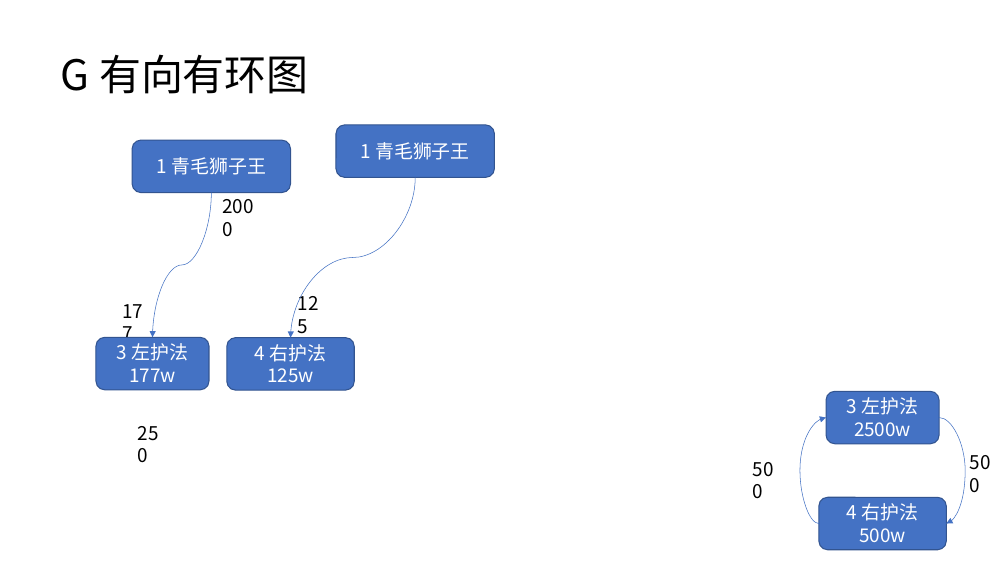
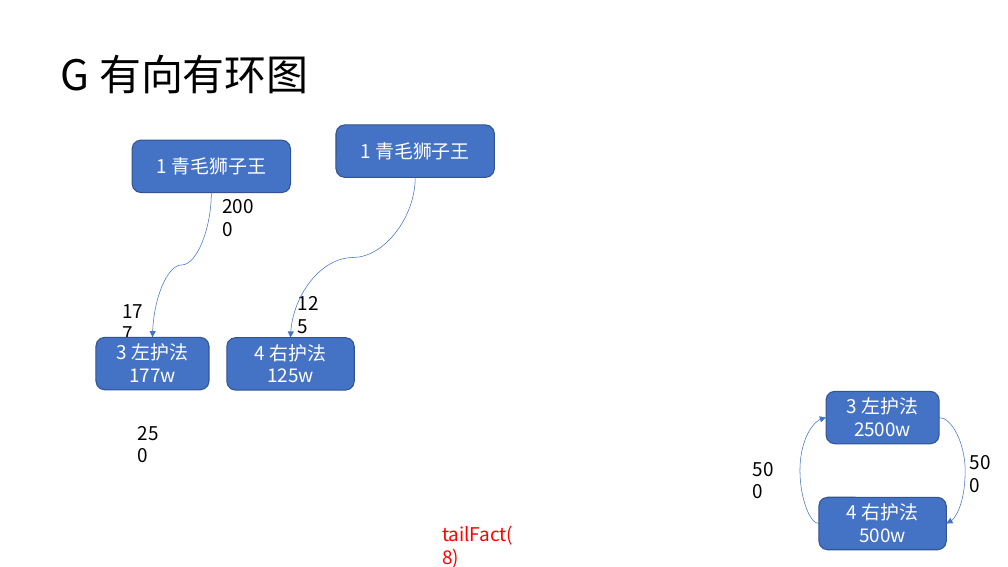
Before and after one commit to DrDavidS/SparkLearn, a slide deck: slide 30 of 股权图谱.pptx (slide 26 before the commit). Drawn at 1008x567 pixels with LibreOffice and Linux fonts; fonts in the diff are those of the drawing. Boxes give left, top, right and bottom in pixels: in the first picture for what was removed or moved away, otherwise in the second. Text is boxed around its words. In the diff, an @@ line names an element or a change of style, - is before the commit and + after.

```diff
--- a/股权图谱.pptx
+++ b/股权图谱.pptx
@@ text added at (442,525,513,567), 18 pt, text #FF0000 @@
+tailFact(8)
```
Also in this commit, not shown: 4 slides added, 2 other files.
